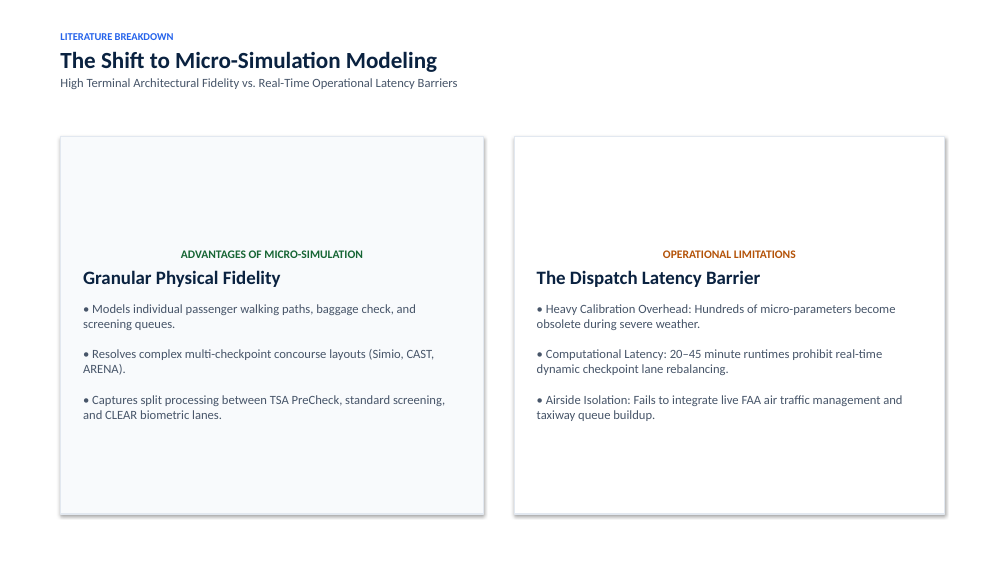
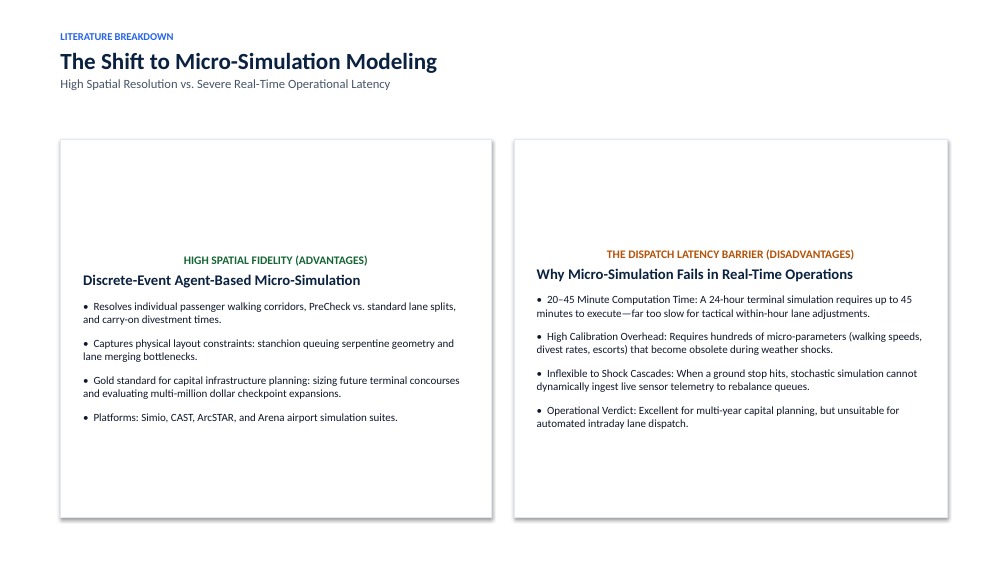
Before and after one commit to leila-gleich/final-thesis, a slide deck: slide 11 of Recommended-Thesis-Defense-Deck.pptx. Drawn at 1008x567 pixels with LibreOffice and Linux fonts; fonts in the diff are those of the drawing. Boxes give left, top, right and bottom in pixels: in the first picture for what was removed or moved away, otherwise in the second. Text is boxed around its words. In the diff, an @@ line names an element or a change of style, - is before the commit and + after.

Commit message:
feat(defense): build executive recommended defense presentation deck (v5.11)
- Build pristine 32-slide presentation strictly adhering to RECOMMENDED_SLIDE_VISUALIZATIONS.md
- Eliminate all raster screenshot dumps, replacing them with crisp native shapes and KPI blocks
- Implement APA 7 native PowerPoint table for Table 4.10 holdout benchmarks
- Format centered mathematical display equations with clean typography and no broken LaTeX tokens
- Use connected process chains and 3x3 airport badge matrix for methodology and cohort slides
- Synchronize deck to root, master-docs/, and thesis_final_package/defense/
- Update results/00_VERSION_CONTROL_AND_PROVENANCE.md to v5.11

```diff
--- a/Recommended-Thesis-Defense-Deck.pptx
+++ b/Recommended-Thesis-Defense-Deck.pptx
@@ text at bbox=[60, 79, 390, 90]: text changed @@
-High Terminal Architectural Fidelity vs. Real-Time Operational Latency Barriers
+High Spatial Resolution vs. Severe Real-Time Operational Latency
@@ rectangle "HIGH SPATIAL FIDELITY (ADVANTAGES)": place and size @@
-rectangle "HIGH SPATIAL FIDELITY (ADVANTAGES)" at bbox=[60, 136, 484, 514]
+rectangle "HIGH SPATIAL FIDELITY (ADVANTAGES)" at bbox=[60, 140, 492, 518]
@@ rectangle "HIGH SPATIAL FIDELITY (ADVANTAGES)" at bbox=[60, 140, 492, 518]: fill #F8FAFC to #FFFFFF @@
@@ rectangle "THE DISPATCH LATENCY BARRIER (DISADVANTAGES)": place and size @@
-rectangle "THE DISPATCH LATENCY BARRIER (DISADVANTAGES)" at bbox=[514, 136, 945, 514]
+rectangle "THE DISPATCH LATENCY BARRIER (DISADVANTAGES)" at bbox=[514, 140, 948, 518]
@@ text in rectangle at bbox=[83, 255, 460, 423]: text changed; size 12 to 10.5 pt; text colour #475569 to #0F172A @@
-ADVANTAGES OF MICRO-SIMULATION
-Granular Physical Fidelity
-• Models individual passenger walking paths, baggage check, and screening queues.
-• Resolves complex multi-checkpoint concourse layouts (Simio, CAST, ARENA).
-• Captures split processing between TSA PreCheck, standard screening, and CLEAR biometric lanes.
+HIGH SPATIAL FIDELITY (ADVANTAGES)
+Discrete-Event Agent-Based Micro-Simulation
+• Resolves individual passenger walking corridors, PreCheck vs. standard lane splits, and carry-on divestment times.
+• Captures physical layout constraints: stanchion queuing serpentine geometry and lane merging bottlenecks.
+• Gold standard for capital infrastructure planning: sizing future terminal concourses and evaluating multi-million dollar checkpoint expansions.
+• Platforms: Simio, CAST, ArcSTAR, and Arena airport simulation suites.
@@ text in rectangle at bbox=[537, 249, 922, 429]: text changed; size 12 to 10.5 pt; text colour #475569 to #0F172A @@
-OPERATIONAL LIMITATIONS
-The Dispatch Latency Barrier
-• Heavy Calibration Overhead: Hundreds of micro-parameters become obsolete during severe weather.
-• Computational Latency: 20–45 minute runtimes prohibit real-time dynamic checkpoint lane rebalancing.
-• Airside Isolation: Fails to integrate live FAA air traffic management and taxiway queue buildup.
+THE DISPATCH LATENCY BARRIER (DISADVANTAGES)
+Why Micro-Simulation Fails in Real-Time Operations
+• 20–45 Minute Computation Time: A 24-hour terminal simulation requires up to 45 minutes to execute—far too slow for tactical within-hour lane adjustments.
+• High Calibration Overhead: Requires hundreds of micro-parameters (walking speeds, divest rates, escorts) that become obsolete during weather shocks.
+• Inflexible to Shock Cascades: When a ground stop hits, stochastic simulation cannot dynamically ingest live sensor telemetry to rebalance queues.
+• Operational Verdict: Excellent for multi-year capital planning, but unsuitable for automated intraday lane dispatch.
```
Also in this commit, not shown: 22 other slides changed, 9 slides added, 9 slides removed, 4 other files.
